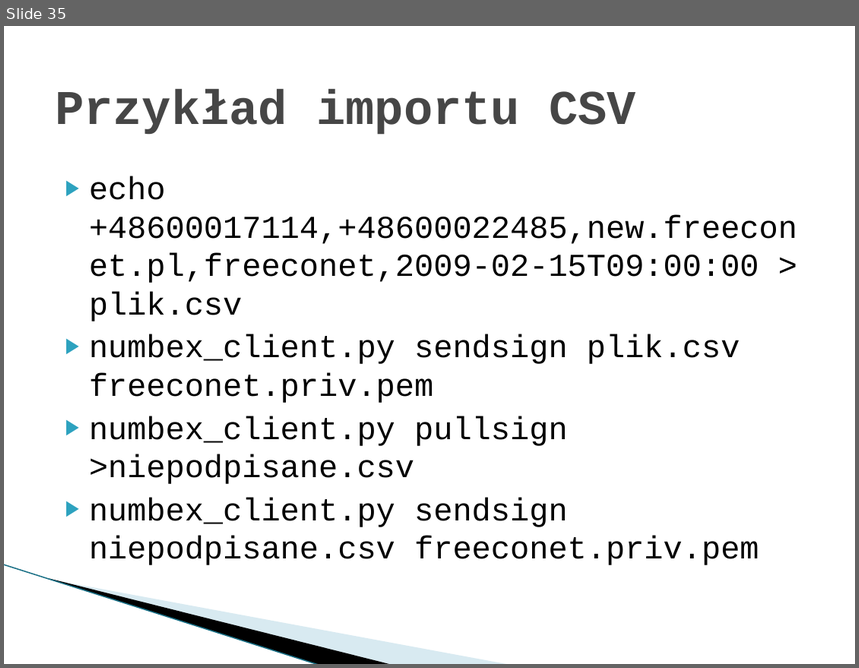
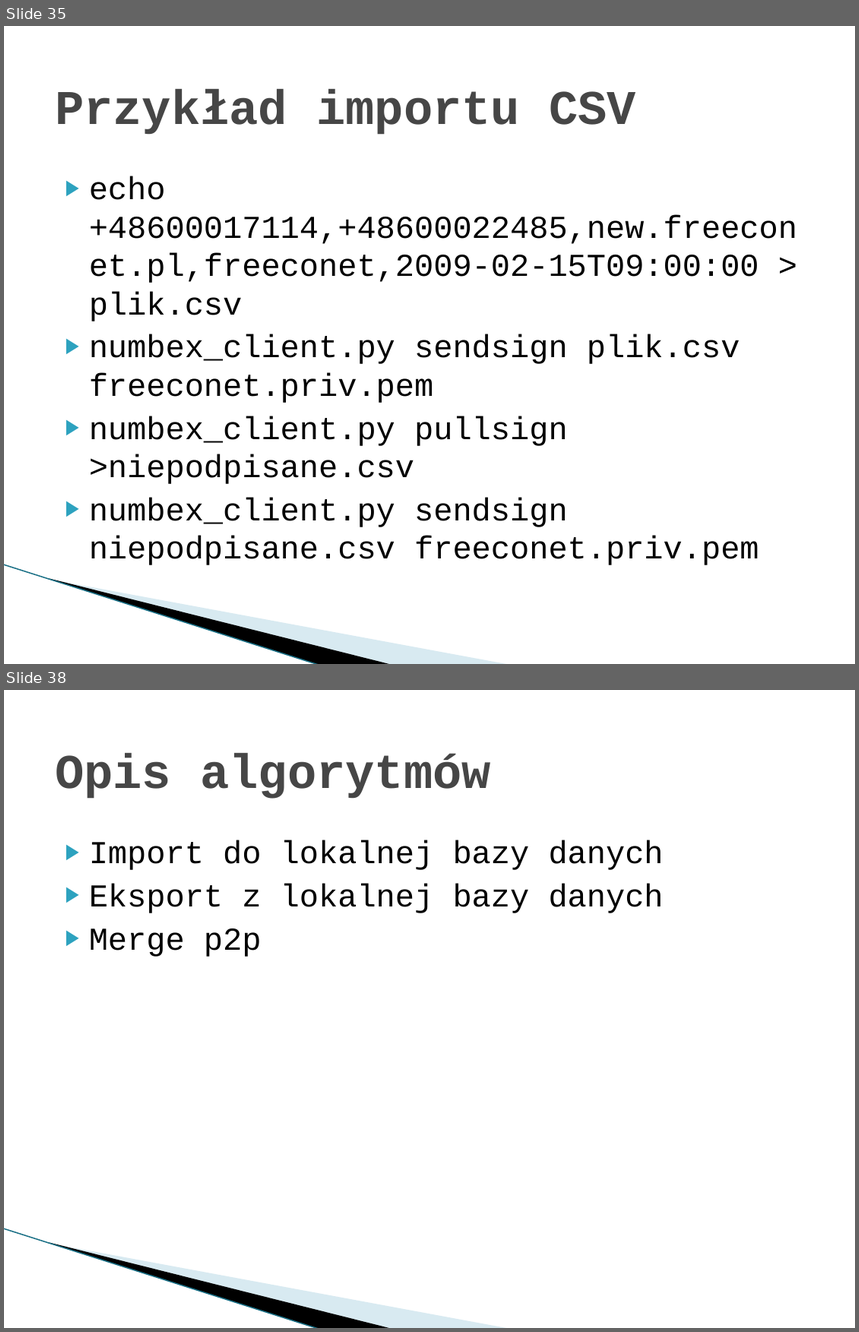
Before and after one commit to imbaczek/numbex, a slide deck: docs/NumbexFinalPresentation.pptx. Shown one above the other, each under a label of ours: slide 35 before the commit, slides 35 and 38 after it; the slides between them are not shown. The pictures are 859x668 and 859x1332 pixels, drawn with LibreOffice and Linux fonts; fonts in the diff are those of the drawing; background and template pictures are left out. Boxes give left, top, right and bottom in pixels: in the first picture for what was removed or moved away, otherwise in the second. Text is boxed around its words. In the diff, an @@ line names an element or a change of style, - is before the commit and + after.

```diff
--- a/docs/NumbexFinalPresentation.pptx
+++ b/docs/NumbexFinalPresentation.pptx
@@ slide 38 added at box(4, 690, 855, 1328), background #FFFFFF; not listed: 3 template elements that a slide beside it also shows @@
@@ title added at box(55, 753, 491, 799), 41 pt, text #464646, bold @@
+Opis algorytmów
@@ text added at box(89, 840, 664, 957), 27 pt, text #000000 @@
+▶ Import do lokalnej bazy danych
+▶ Eksport z lokalnej bazy danych
+▶ Merge p2p
```
Also in this commit, not shown: 1 slide changed, 12 other slides added.
